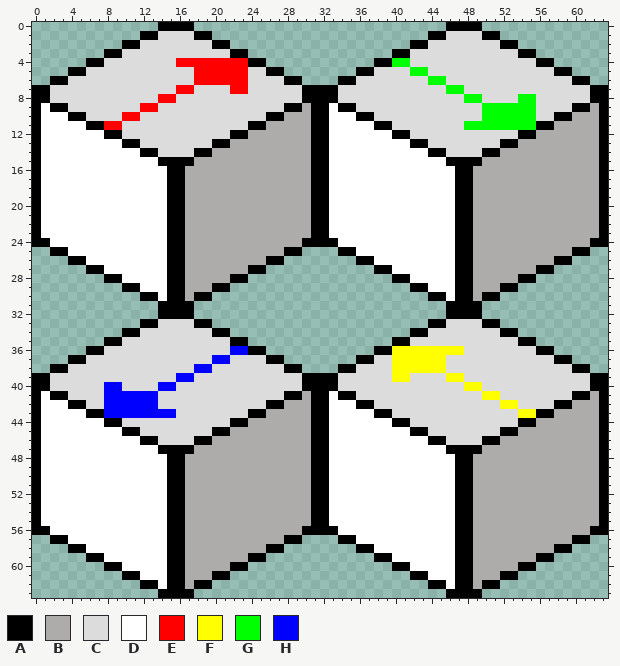
Two states of a pixel-art sprite, assets/atlas/atlas_maze_walls_backtrack.png. This is how it looked before the edit.
The file is 64x64 pixels.
Palette (. is transparent): A #000000  B #aeabab  C #dcdcdc  D #ffffff  E #ff0000  F #ffff00  G #00ff00  H #0000ff
Pixels before (only the part around the change), first column x 0:
 0 ..............AAAA............................AAAA..............
 1 ............AACCCCAA........................AACCCCAA............
 2 ..........AACCCCCCCCAA....................AACCCCCCCCAA..........
 3 ........AACCCCCCCCCCCCAA................AACCCCCCCCCCCCAA........
 4 ......AACCCCCCCCEEEEEEEEAA............AAGGCCCCCCCCCCCCCCAA......
 5 ....AACCCCCCCCCCCCEEEEEECCAA........AACCCCGGCCCCCCCCCCCCCCAA....
 6 ..AACCCCCCCCCCCCCCEEEEEECCCCAA....AACCCCCCCCGGCCCCCCCCCCCCCCAA..
 7 AACCCCCCCCCCCCCCEECCCCEECCCCCCAAAACCCCCCCCCCCCGGCCCCCCCCCCCCCCAA
 8 AACCCCCCCCCCCCEECCCCCCCCCCCCCCAAAACCCCCCCCCCCCCCGGCCCCGGCCCCCCAA
 9 ADAACCCCCCCCEECCCCCCCCCCCCCCAABAADAACCCCCCCCCCCCCCGGGGGGCCCCAABA
10 ADDDAACCCCEECCCCCCCCCCCCCCAABBBAADDDAACCCCCCCCCCCCGGGGGGCCAABBBA
11 ADDDDDAAEECCCCCCCCCCCCCCAABBBBBAADDDDDAACCCCCCCCGGGGGGGGAABBBBBA
12 ADDDDDDDAACCCCCCCCCCCCAABBBBBBBAADDDDDDDAACCCCCCCCCCCCAABBBBBBBA
13 ADDDDDDDDDAACCCCCCCCAABBBBBBBBBAADDDDDDDDDAACCCCCCCCAABBBBBBBBBA
14 ADDDDDDDDDDDAACCCCAABBBBBBBBBBBAADDDDDDDDDDDAACCCCAABBBBBBBBBBBA
15 ADDDDDDDDDDDDDAAAABBBBBBBBBBBBBAADDDDDDDDDDDDDAAAABBBBBBBBBBBBBA
16 ADDDDDDDDDDDDDDAABBBBBBBBBBBBBBAADDDDDDDDDDDDDDAABBBBBBBBBBBBBBA
17 ADDDDDDDDDDDDDDAABBBBBBBBBBBBBBAADDDDDDDDDDDDDDAABBBBBBBBBBBBBBA
18 ADDDDDDDDDDDDDDAABBBBBBBBBBBBBBAADDDDDDDDDDDDDDAABBBBBBBBBBBBBBA
19 ADDDDDDDDDDDDDDAABBBBBBBBBBBBBBAADDDDDDDDDDDDDDAABBBBBBBBBBBBBBA
20 ADDDDDDDDDDDDDDAABBBBBBBBBBBBBBAADDDDDDDDDDDDDDAABBBBBBBBBBBBBBA
21 ADDDDDDDDDDDDDDAABBBBBBBBBBBBBBAADDDDDDDDDDDDDDAABBBBBBBBBBBBBBA
22 ADDDDDDDDDDDDDDAABBBBBBBBBBBBBBAADDDDDDDDDDDDDDAABBBBBBBBBBBBBBA
23 ADDDDDDDDDDDDDDAABBBBBBBBBBBBBBAADDDDDDDDDDDDDDAABBBBBBBBBBBBBBA
24 AADDDDDDDDDDDDDAABBBBBBBBBBBBBAAAADDDDDDDDDDDDDAABBBBBBBBBBBBBAA
25 ..AADDDDDDDDDDDAABBBBBBBBBBBAA....AADDDDDDDDDDDAABBBBBBBBBBBAA..
26 ....AADDDDDDDDDAABBBBBBBBBAA........AADDDDDDDDDAABBBBBBBBBAA....
27 ......AADDDDDDDAABBBBBBBAA............AADDDDDDDAABBBBBBBAA......
28 ........AADDDDDAABBBBBAA................AADDDDDAABBBBBAA........
29 ..........AADDDAABBBAA....................AADDDAABBBAA..........
30 ............AADAABAA........................AADAABAA............
31 ..............AAAA............................AAAA..............
32 ..............AAAA............................AAAA..............
33 ............AACCCCAA........................AACCCCAA............
34 ..........AACCCCCCCCAA....................AACCCCCCCCAA..........
35 ........AACCCCCCCCCCCCAA................AACCCCCCCCCCCCAA........
36 ......AACCCCCCCCCCCCCCHHAA............AAFFFFFFFFCCCCCCCCAA......
37 ....AACCCCCCCCCCCCCCHHCCCCAA........AACCFFFFFFCCCCCCCCCCCCAA....
38 ..AACCCCCCCCCCCCCCHHCCCCCCCCAA....AACCCCFFFFFFCCCCCCCCCCCCCCAA..
39 AACCCCCCCCCCCCCCHHCCCCCCCCCCCCAAAACCCCCCFFCCCCFFCCCCCCCCCCCCCCAA
40 AACCCCCCHHCCCCHHCCCCCCCCCCCCCCAAAACCCCCCCCCCCCCCFFCCCCCCCCCCCCAA
41 ADAACCCCHHHHHHCCCCCCCCCCCCCCAABAADAACCCCCCCCCCCCCCFFCCCCCCCCAABA
42 ADDDAACCHHHHHHCCCCCCCCCCCCAABBBAADDDAACCCCCCCCCCCCCCFFCCCCAABBBA
43 ADDDDDAAHHHHHHHHCCCCCCCCAABBBBBAADDDDDAACCCCCCCCCCCCCCFFAABBBBBA
44 ADDDDDDDAACCCCCCCCCCCCAABBBBBBBAADDDDDDDAACCCCCCCCCCCCAABBBBBBBA
45 ADDDDDDDDDAACCCCCCCCAABBBBBBBBBAADDDDDDDDDAACCCCCCCCAABBBBBBBBBA
46 ADDDDDDDDDDDAACCCCAABBBBBBBBBBBAADDDDDDDDDDDAACCCCAABBBBBBBBBBBA
47 ADDDDDDDDDDDDDAAAABBBBBBBBBBBBBAADDDDDDDDDDDDDAAAABBBBBBBBBBBBBA
48 ADDDDDDDDDDDDDDAABBBBBBBBBBBBBBAADDDDDDDDDDDDDDAABBBBBBBBBBBBBBA
49 ADDDDDDDDDDDDDDAABBBBBBBBBBBBBBAADDDDDDDDDDDDDDAABBBBBBBBBBBBBBA
50 ADDDDDDDDDDDDDDAABBBBBBBBBBBBBBAADDDDDDDDDDDDDDAABBBBBBBBBBBBBBA
51 ADDDDDDDDDDDDDDAABBBBBBBBBBBBBBAADDDDDDDDDDDDDDAABBBBBBBBBBBBBBA
52 ADDDDDDDDDDDDDDAABBBBBBBBBBBBBBAADDDDDDDDDDDDDDAABBBBBBBBBBBBBBA
53 ADDDDDDDDDDDDDDAABBBBBBBBBBBBBBAADDDDDDDDDDDDDDAABBBBBBBBBBBBBBA
54 ADDDDDDDDDDDDDDAABBBBBBBBBBBBBBAADDDDDDDDDDDDDDAABBBBBBBBBBBBBBA
55 ADDDDDDDDDDDDDDAABBBBBBBBBBBBBBAADDDDDDDDDDDDDDAABBBBBBBBBBBBBBA
56 AADDDDDDDDDDDDDAABBBBBBBBBBBBBAAAADDDDDDDDDDDDDAABBBBBBBBBBBBBAA
57 ..AADDDDDDDDDDDAABBBBBBBBBBBAA....AADDDDDDDDDDDAABBBBBBBBBBBAA..
58 ....AADDDDDDDDDAABBBBBBBBBAA........AADDDDDDDDDAABBBBBBBBBAA....
59 ......AADDDDDDDAABBBBBBBAA............AADDDDDDDAABBBBBBBAA......
60 ........AADDDDDAABBBBBAA................AADDDDDAABBBBBAA........
61 ..........AADDDAABBBAA....................AADDDAABBBAA..........
62 ............AADAABAA........................AADAABAA............
63 ..............AAAA............................AAAA..............
And afterwards:
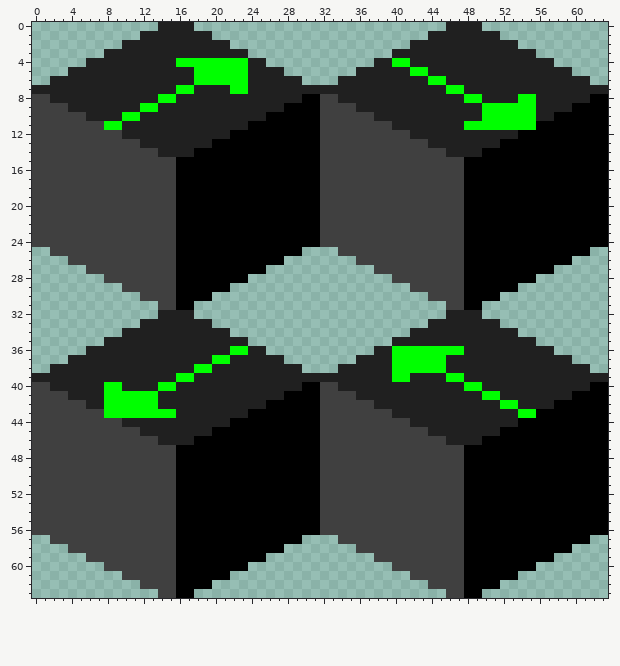
Edits made:
colour C: #dcdcdc -> #202020
colour D: #ffffff -> #404040
Changed rows in their new state; - is a pixel that keeps its letter.
first column x 0:
 0 --------------CCCC----------------------------CCCC--------------
 1 ------------CC----CC------------------------CC----CC------------
 2 ----------CC--------CC--------------------CC--------CC----------
 3 --------CC------------CC----------------CC------------CC--------
 4 ------CC--------GGGGGGGGCC------------CC----------------CC------
 5 ----CC------------GGGGGG--CC--------CC--------------------CC----
 6 --CC--------------GGGGGG----CC----CC------------------------CC--
 7 CC--------------GG----GG------CCCC----------------------------CC
 8 DD------------GG----------------DD------------------------------
 9 D-DD--------GG----------------A-D-DD--------------------------A-
10 D---DD----GG----------------AAA-D---DD----------------------AAA-
11 D-----DDGG----------------AAAAA-D-----DD------------------AAAAA-
12 D-------DD--------------AAAAAAA-D-------DD--------------AAAAAAA-
13 D---------DD----------AAAAAAAAA-D---------DD----------AAAAAAAAA-
14 D-----------DD------AAAAAAAAAAA-D-----------DD------AAAAAAAAAAA-
15 D-------------DD--AAAAAAAAAAAAA-D-------------DD--AAAAAAAAAAAAA-
16 D--------------D-AAAAAAAAAAAAAA-D--------------D-AAAAAAAAAAAAAA-
17 D--------------D-AAAAAAAAAAAAAA-D--------------D-AAAAAAAAAAAAAA-
18 D--------------D-AAAAAAAAAAAAAA-D--------------D-AAAAAAAAAAAAAA-
19 D--------------D-AAAAAAAAAAAAAA-D--------------D-AAAAAAAAAAAAAA-
20 D--------------D-AAAAAAAAAAAAAA-D--------------D-AAAAAAAAAAAAAA-
21 D--------------D-AAAAAAAAAAAAAA-D--------------D-AAAAAAAAAAAAAA-
22 D--------------D-AAAAAAAAAAAAAA-D--------------D-AAAAAAAAAAAAAA-
23 D--------------D-AAAAAAAAAAAAAA-D--------------D-AAAAAAAAAAAAAA-
24 DD-------------D-AAAAAAAAAAAAA--DD-------------D-AAAAAAAAAAAAA--
25 --DD-----------D-AAAAAAAAAAA------DD-----------D-AAAAAAAAAAA----
26 ----DD---------D-AAAAAAAAA----------DD---------D-AAAAAAAAA------
27 ------DD-------D-AAAAAAA--------------DD-------D-AAAAAAA--------
28 --------DD-----D-AAAAA------------------DD-----D-AAAAA----------
29 ----------DD---D-AAA----------------------DD---D-AAA------------
30 ------------DD-D-A--------------------------DD-D-A--------------
31 --------------DD------------------------------DD----------------
32 --------------CCCC----------------------------CCCC--------------
33 ------------CC----CC------------------------CC----CC------------
34 ----------CC--------CC--------------------CC--------CC----------
35 --------CC------------CC----------------CC------------CC--------
36 ------CC--------------GGCC------------CCGGGGGGGG--------CC------
37 ----CC--------------GG----CC--------CC--GGGGGG------------CC----
38 --CC--------------GG--------CC----CC----GGGGGG--------------CC--
39 CC--------------GG------------CCCC------GG----GG--------------CC
40 DD------GG----GG----------------DD--------------GG--------------
41 D-DD----GGGGGG----------------A-D-DD--------------GG----------A-
42 D---DD--GGGGGG--------------AAA-D---DD--------------GG------AAA-
43 D-----DDGGGGGGGG----------AAAAA-D-----DD--------------GG--AAAAA-
44 D-------DD--------------AAAAAAA-D-------DD--------------AAAAAAA-
45 D---------DD----------AAAAAAAAA-D---------DD----------AAAAAAAAA-
46 D-----------DD------AAAAAAAAAAA-D-----------DD------AAAAAAAAAAA-
47 D-------------DD--AAAAAAAAAAAAA-D-------------DD--AAAAAAAAAAAAA-
48 D--------------D-AAAAAAAAAAAAAA-D--------------D-AAAAAAAAAAAAAA-
49 D--------------D-AAAAAAAAAAAAAA-D--------------D-AAAAAAAAAAAAAA-
50 D--------------D-AAAAAAAAAAAAAA-D--------------D-AAAAAAAAAAAAAA-
51 D--------------D-AAAAAAAAAAAAAA-D--------------D-AAAAAAAAAAAAAA-
52 D--------------D-AAAAAAAAAAAAAA-D--------------D-AAAAAAAAAAAAAA-
53 D--------------D-AAAAAAAAAAAAAA-D--------------D-AAAAAAAAAAAAAA-
54 D--------------D-AAAAAAAAAAAAAA-D--------------D-AAAAAAAAAAAAAA-
55 D--------------D-AAAAAAAAAAAAAA-D--------------D-AAAAAAAAAAAAAA-
56 DD-------------D-AAAAAAAAAAAAA--DD-------------D-AAAAAAAAAAAAA--
57 --DD-----------D-AAAAAAAAAAA------DD-----------D-AAAAAAAAAAA----
58 ----DD---------D-AAAAAAAAA----------DD---------D-AAAAAAAAA------
59 ------DD-------D-AAAAAAA--------------DD-------D-AAAAAAA--------
60 --------DD-----D-AAAAA------------------DD-----D-AAAAA----------
61 ----------DD---D-AAA----------------------DD---D-AAA------------
62 ------------DD-D-A--------------------------DD-D-A--------------
63 --------------DD------------------------------DD----------------
Where, in picture pixels (left, top, right, bottom), the same in both pictures:
changed: (32, 22, 608, 598)
